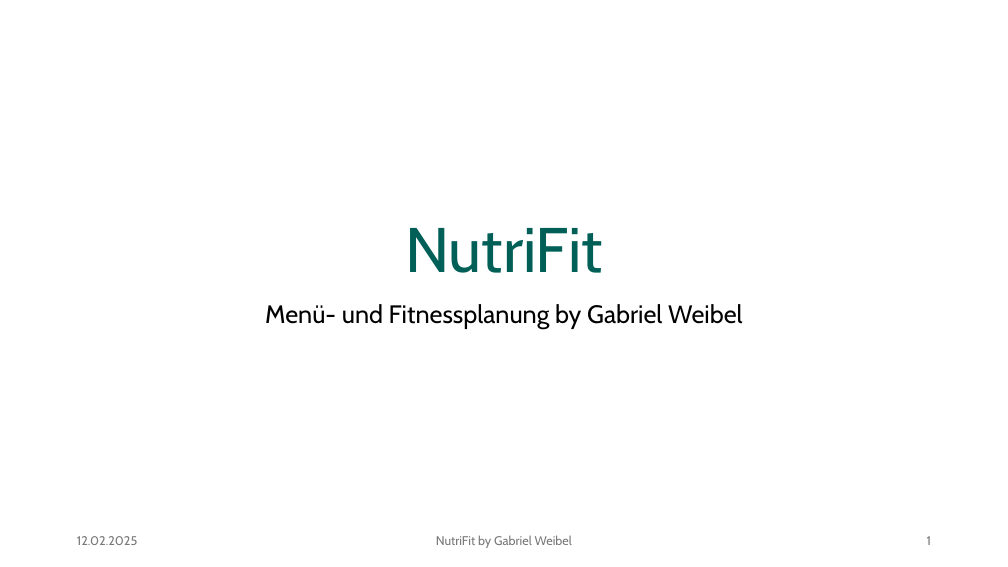
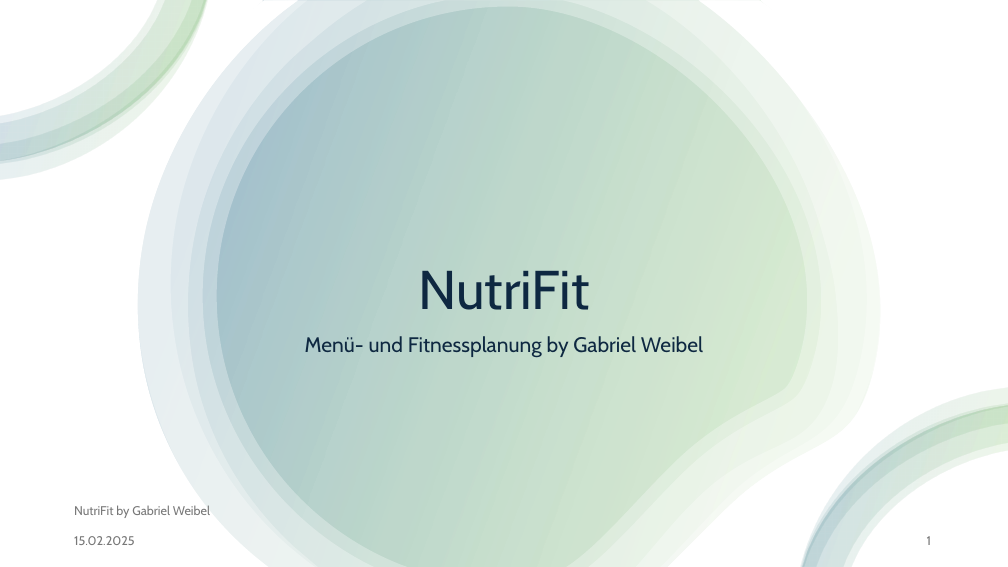
Before and after one commit to gaweCodes/NutriFit, a slide deck: slide 1 of docs/Vorstellung_NutriFit.pptx. Drawn at 1008x567 pixels with LibreOffice and Linux fonts; fonts in the diff are those of the drawing. Boxes give left, top, right and bottom in pixels: in the first picture for what was removed or moved away, otherwise in the second. Text is boxed around its words. In the diff, an @@ line names an element or a change of style, - is before the commit and + after.

```diff
--- a/docs/Vorstellung_NutriFit.pptx
+++ b/docs/Vorstellung_NutriFit.pptx
@@ rectangle added at (x1=0, y1=0, x2=1008, y2=567), fill #FFFFFF @@
@@ group added at (x1=0, y1=0, x2=208, y2=179): 4 freeform shapes @@
@@ group added at (x1=108, y1=0, x2=916, y2=567): 7 freeform shapes @@
@@ freeform shape added at (x1=124, y1=0, x2=899, y2=567), fill gradient #4EA72E to #156082 @@
@@ title "NutriFit" moved from (x1=405, y1=228, x2=603, y2=273) to (x1=418, y1=271, x2=589, y2=310) @@
@@ title "NutriFit" at (x1=418, y1=271, x2=589, y2=310): size 60 to 52 pt, text colour #005F56 to #0E2841 @@
@@ subtitle "Menü- und Fitnessplanung by Gabriel ..." moved from (x1=265, y1=304, x2=743, y2=329) to (x1=305, y1=336, x2=703, y2=357) @@
@@ subtitle "Menü- und Fitnessplanung by Gabriel ..." at (x1=305, y1=336, x2=703, y2=357): size 24 to 20 pt, text colour #000000 to #0E2841 @@
@@ group added at (x1=801, y1=387, x2=1008, y2=567): 4 freeform shapes @@
@@ text "NutriFit by Gabriel Weibel" moved from (x1=436, y1=535, x2=572, y2=548) to (x1=74, y1=505, x2=210, y2=518) @@
@@ text "NutriFit by Gabriel Weibel" at (x1=74, y1=505, x2=210, y2=518): alignment centre to left; more space between paragraphs @@
@@ text at (x1=74, y1=536, x2=135, y2=545): text changed @@
-12.02.2025
+15.02.2025
@@ page number at (x1=927, y1=536, x2=931, y2=545): more space between paragraphs @@
```
Also in this commit, not shown: 8 other slides changed, 19 other files.
